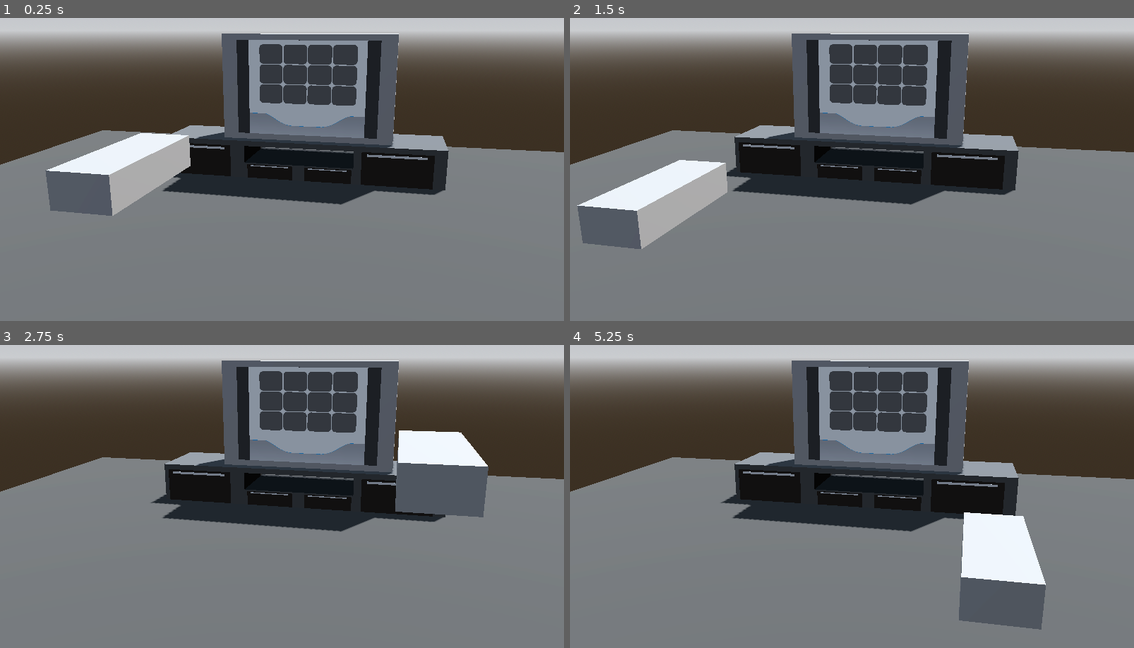
Above: before the commit, frames 1-4 (two rows, left to right).
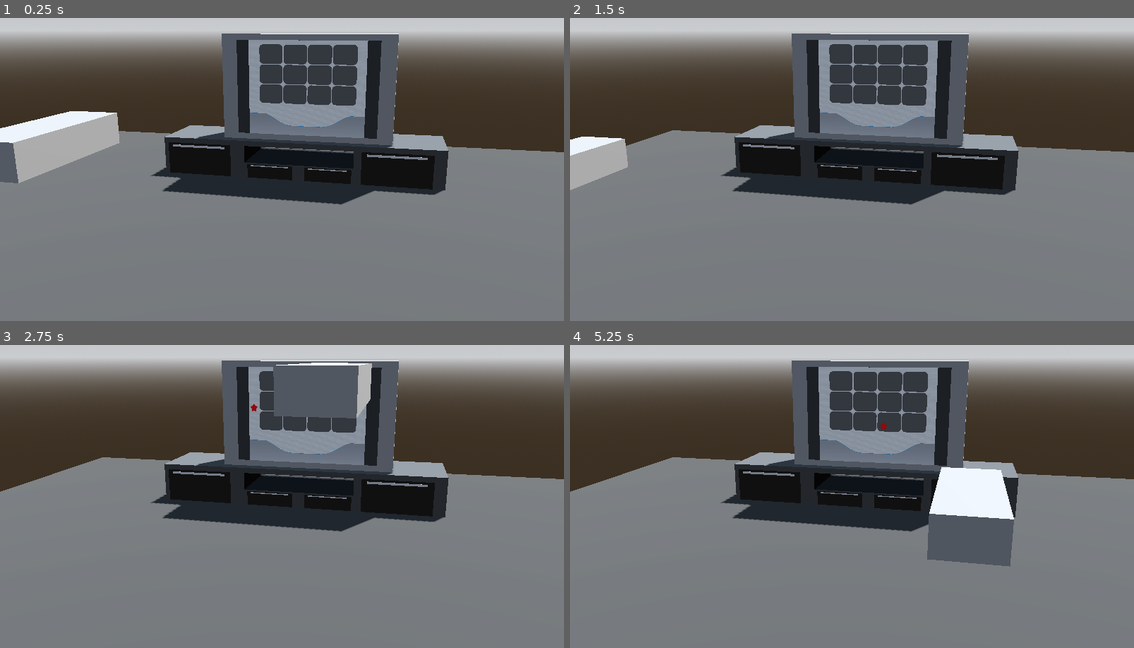
Above: after the commit, the same moments.

Repository: tylercchase/gwj-92
Game: Godot game, scene res://src/main.tscn
Two runs of this game, one before a commit and one after it. Both use one fixed random seed, a clock stepped at 60 frames per second and the inputs below.
Inputs (mouse positions are in pixels of both pictures, inside the frame that each line leads up to):
- Up to frame 1 (0.25 s): no input
- Up to frame 2 (1.5 s): tap Enter at 0.5 s; move the mouse to (976, 145) at 0.52 s; tap Space at 1.25 s; move the mouse to (739, 178) at 1.27 s
- Up to frame 3 (2.75 s): tap Enter at 2 s; move the mouse to (338, 420) at 2.02 s
- Up to frame 4 (5.25 s): tap Space at 2.75, 4.25 s; move the mouse to (823, 554) at 2.77 s; tap Enter at 3.5 s; move the mouse to (1021, 535) at 3.52 s; move the mouse to (682, 441) at 4.27 s; move the mouse to (880, 490) at 5.02 s

The runs differ from the first frame. In frame 1, 8.0% of the frame differs, in the area x 0-34%, y 30-66%; in frame 2, 6.2%; in frame 3, 7.0%; in frame 4, 7.7%.

Commit message:
feat: cursor movement on home screen

Diff:
--- /dev/null
+++ b/assets/menu/cursor.svg
@@ -0,0 +1,3 @@
+<svg width="31" height="29" viewBox="0 0 31 29" fill="none" xmlns="http://www.w3.org/2000/svg">
+<path d="M15.2169 0L21.0477 7.97455L30.4338 11.0557L24.6514 19.0654L24.6215 28.9443L15.2169 25.92L5.81236 28.9443L5.78244 19.0654L1.43051e-05 11.0557L9.38609 7.97455L15.2169 0Z" fill="#F41919"/>
+</svg>
--- a/project.godot
+++ b/project.godot
@@ -18,6 +18,7 @@
 [global_group]
 
 real_remote="Remote in the real world that the player controls"
+TV="TV Screen for remote interfaces"
 
 [physics]
 
--- a/src/main.tscn
+++ b/src/main.tscn
@@ -138,7 +138,7 @@
 transform = Transform3D(1, 0, 0, 0, 1, 0, 0, 0, 1, -0.055092096, 1.3556575, -2.676169)
 mesh = SubResource("ArrayMesh_fyndt")
 
-[node name="TV Screen" type="MeshInstance3D" parent="TV" unique_id=1234101153]
+[node name="TV Screen" type="MeshInstance3D" parent="TV" unique_id=1234101153 groups=["TV"]]
 transform = Transform3D(1, 0, 0, 0, -4.371139e-08, -1, 0, 1, -4.371139e-08, 0, 0, 0.34941816)
 mesh = SubResource("PlaneMesh_rlaii")
 
@@ -154,7 +154,8 @@
 shape = SubResource("ConcavePolygonShape3D_5q4o7")
 
 [node name="Wii Remote" parent="." unique_id=2037275998 instance=ExtResource("2_gh0ne")]
-transform = Transform3D(1, 0, 0, 0, 1, 0, 0, 0, 1, 0, 1.532, 2.579)
+transform = Transform3D(1, 0, 0, 0, 1, 0, 0, 0, 1, -0.4062095, 1.6362845, 2.579)
+clamp_values = Vector2(0.4, 0.4)
 
 [node name="Camera3D" type="Camera3D" parent="." unique_id=350836536]
 transform = Transform3D(0.9748313, -0.0565399, 0.21565531, 0, 0.9673076, 0.253606, -0.22294387, -0.24722305, 0.94296175, 1.184, 2.143, 4.598)
--- /dev/null
+++ b/src/menues/cursor.gd
@@ -0,0 +1,19 @@
+extends TextureRect
+
+@export var menu_interface: MenuInterfaceComponent
+@export var buttons: Control
+
+func _ready() -> void:
+    menu_interface.remote_moved.connect(_on_position_moved)
+    visible = false
+
+
+func _on_position_moved(test):
+    visible = true
+    position = test
+
+func on_click(coords):
+    for button: Button in buttons.get_children():
+        if button.get_global_rect().has_point(coords):
+            button.emit_signal("pressed")
+            return
--- a/src/menues/home.tscn
+++ b/src/menues/home.tscn
@@ -1,11 +1,13 @@
 [gd_scene format=3 uid="uid://c0dd5mo4x2fvb"]
 
-[ext_resource type="Texture2D" uid="uid://bnvau4glltk31" path="res://assets/base_home_button.svg" id="1_2ep87"]
+[ext_resource type="Texture2D" uid="uid://bnvau4glltk31" path="res://assets/menu/base_home_button.svg" id="1_2ep87"]
+[ext_resource type="Texture2D" uid="uid://chrhbmg6lj2o2" path="res://assets/menu/background.png" id="1_dremb"]
 [ext_resource type="Script" uid="uid://cqkhpmrx0xgtt" path="res://src/menues/menu_interface.gd" id="1_tu8i5"]
-[ext_resource type="Texture2D" uid="uid://drqs4hggke4uf" path="res://assets/home_bottom_section.svg" id="2_w7c6r"]
+[ext_resource type="Texture2D" uid="uid://drqs4hggke4uf" path="res://assets/menu/home_bottom_section.svg" id="2_w7c6r"]
+[ext_resource type="Script" uid="uid://ctto8tfkao7tt" path="res://src/menues/cursor.gd" id="4_54oxq"]
+[ext_resource type="Texture2D" uid="uid://dmqbd650cjcs" path="res://assets/menu/cursor.svg" id="4_x82vi"]
 
-[sub_resource type="StyleBoxFlat" id="StyleBoxFlat_nktq5"]
-bg_color = Color(0.92156863, 0.92156863, 0.92156863, 1)
+[sub_resource type="StyleBoxEmpty" id="StyleBoxEmpty_v33yu"]
 
 [node name="Home" type="Control" unique_id=2082616120]
 layout_mode = 3
@@ -19,7 +21,11 @@
 offset_bottom = -128.0
 grow_horizontal = 2
 grow_vertical = 2
-script = ExtResource("1_tu8i5")
+
+[node name="Background" type="Sprite2D" parent="." unique_id=1697917486]
+position = Vector2(329, 242)
+scale = Vector2(1.1133333, 1.05)
+texture = ExtResource("1_dremb")
 
 [node name="PanelContainer" type="PanelContainer" parent="." unique_id=1308440580]
 layout_mode = 1
@@ -30,7 +36,7 @@
 offset_bottom = -3.0517578e-05
 grow_horizontal = 2
 grow_vertical = 2
-theme_override_styles/panel = SubResource("StyleBoxFlat_nktq5")
+theme_override_styles/panel = SubResource("StyleBoxEmpty_v33yu")
 
 [node name="VFlowContainer" type="VBoxContainer" parent="PanelContainer" unique_id=139458730]
 layout_mode = 2
@@ -99,3 +105,15 @@
 [node name="TextureRect" type="TextureRect" parent="PanelContainer/VFlowContainer" unique_id=1138743191]
 layout_mode = 2
 texture = ExtResource("2_w7c6r")
+
+[node name="Cursor" type="TextureRect" parent="." unique_id=1605627675 node_paths=PackedStringArray("menu_interface", "buttons")]
+layout_mode = 0
+offset_right = 40.0
+offset_bottom = 40.0
+texture = ExtResource("4_x82vi")
+script = ExtResource("4_54oxq")
+menu_interface = NodePath("../MenuInterface")
+buttons = NodePath("../PanelContainer/VFlowContainer/MarginContainer/HFlowContainer")
+
+[node name="MenuInterface" type="Node" parent="." unique_id=1361649784]
+script = ExtResource("1_tu8i5")
--- a/src/menues/menu_interface.gd
+++ b/src/menues/menu_interface.gd
@@ -1,13 +1,24 @@
+class_name MenuInterfaceComponent
 extends Node
 
 var real_remote: RealRemote
+var tv_screen: MeshInstance3D
+
+const VIEWPORT_SIZE := Vector2(600, 480)
+const MESH_SIZE := Vector2(1.65, 1.32)
+
+signal remote_moved
+
+func _ready():
+	real_remote = get_tree().get_first_node_in_group("real_remote")
+	if real_remote:
+		real_remote.raycast_hit.connect(_on_raycast_hit)
+	tv_screen = get_tree().get_first_node_in_group("TV")
 
 
-func _ready():
-    real_remote = get_tree().get_first_node_in_group("real_remote")
-    if real_remote:
-        real_remote.raycast_hit.connect(_on_raycast_hit)
-
-
-func _on_raycast_hit(hit):
-    pass
+func _on_raycast_hit(hit: Vector3):
+	var uv := Vector2(
+		(hit.x + MESH_SIZE.x / 2.0) / MESH_SIZE.x,
+		(MESH_SIZE.y / 2.0 - hit.y) / MESH_SIZE.y + 1.0
+	) # idk this is just a bunch of weird numbers plugged in hoping it works
+	remote_moved.emit(uv * VIEWPORT_SIZE)
--- a/src/remote/remote.tscn
+++ b/src/remote/remote.tscn
@@ -4,6 +4,13 @@
 
 [sub_resource type="BoxMesh" id="BoxMesh_eewff"]
 size = Vector3(0.275, 0.165, 0.765)
+
+[sub_resource type="StandardMaterial3D" id="StandardMaterial3D_c6a84"]
+albedo_color = Color(0.94424534, 0.3676494, 0.34333304, 1)
+
+[sub_resource type="BoxMesh" id="BoxMesh_c6a84"]
+material = SubResource("StandardMaterial3D_c6a84")
+size = Vector3(0.035, 0.085, 12.34)
 
 [node name="Wii Remote" type="MeshInstance3D" unique_id=2037275998 node_paths=PackedStringArray("raycast") groups=["real_remote"]]
 mesh = SubResource("BoxMesh_eewff")
@@ -16,3 +23,8 @@
 collision_mask = 2
 debug_shape_custom_color = Color(0.8464509, 0.5640495, 0.77145547, 1)
 debug_shape_thickness = 5
+
+[node name="MeshInstance3D" type="MeshInstance3D" parent="." unique_id=1586227805]
+transform = Transform3D(1, 0, 0, 0, 1, 0, 0, 0, 1, 0, 0, -6)
+visible = false
+mesh = SubResource("BoxMesh_c6a84")
--- a/src/remote/wii_remote.gd
+++ b/src/remote/wii_remote.gd
@@ -11,7 +11,8 @@
 signal moved
 
 func _ready() -> void:
-	pass
+	if raycast.is_colliding():
+		raycast_hit.emit(raycast.get_collision_point())
 
 func _input(event: InputEvent) -> void:
 	var delta = Vector3.ZERO
Binary file added: assets/menu/background.png
Not shown, added: assets/menu/background.png.import
Renamed: assets/base_home_button.svg -> assets/menu/base_home_button.svg
Not shown, added: assets/menu/base_home_button.svg.import
Not shown, changed: assets/menu/cursor.svg.import
Renamed: assets/home_bottom_section.svg -> assets/menu/home_bottom_section.svg
Not shown, changed: assets/menu/home_bottom_section.svg.import
Not shown, added: src/menues/cursor.gd.uid
